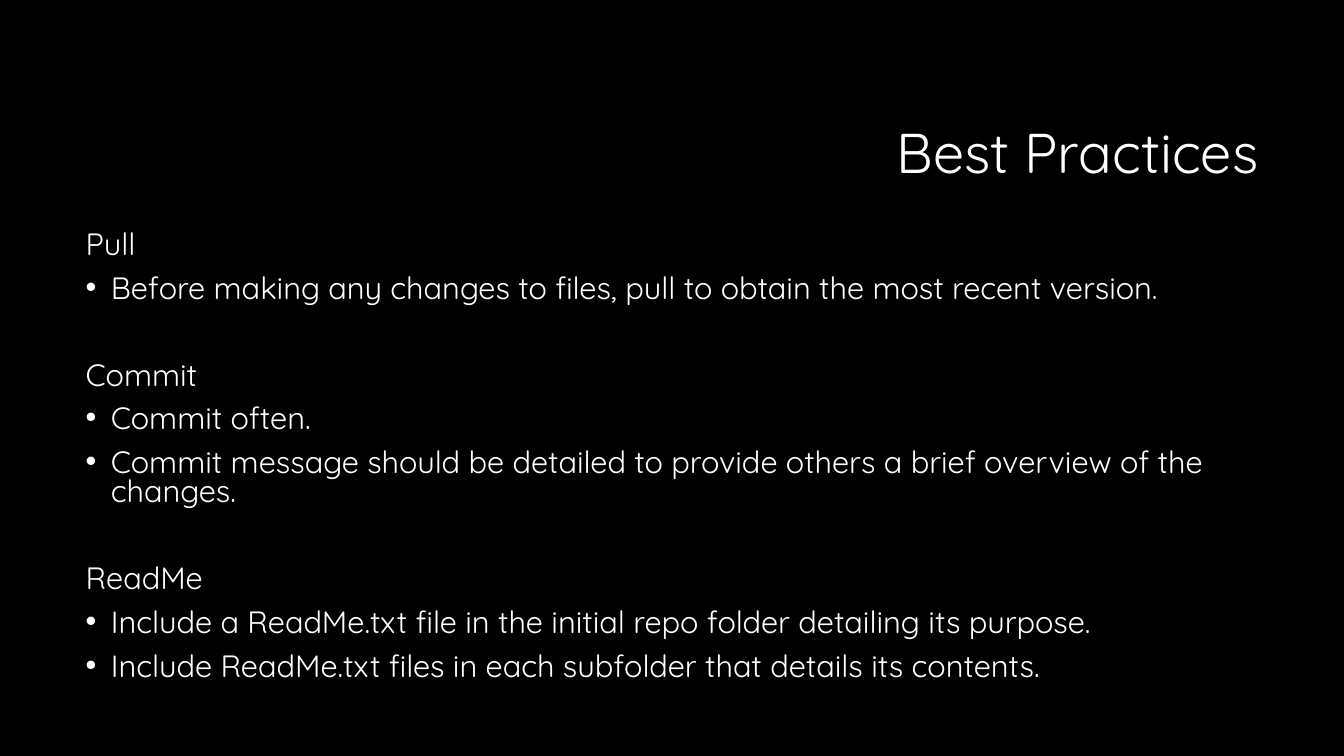
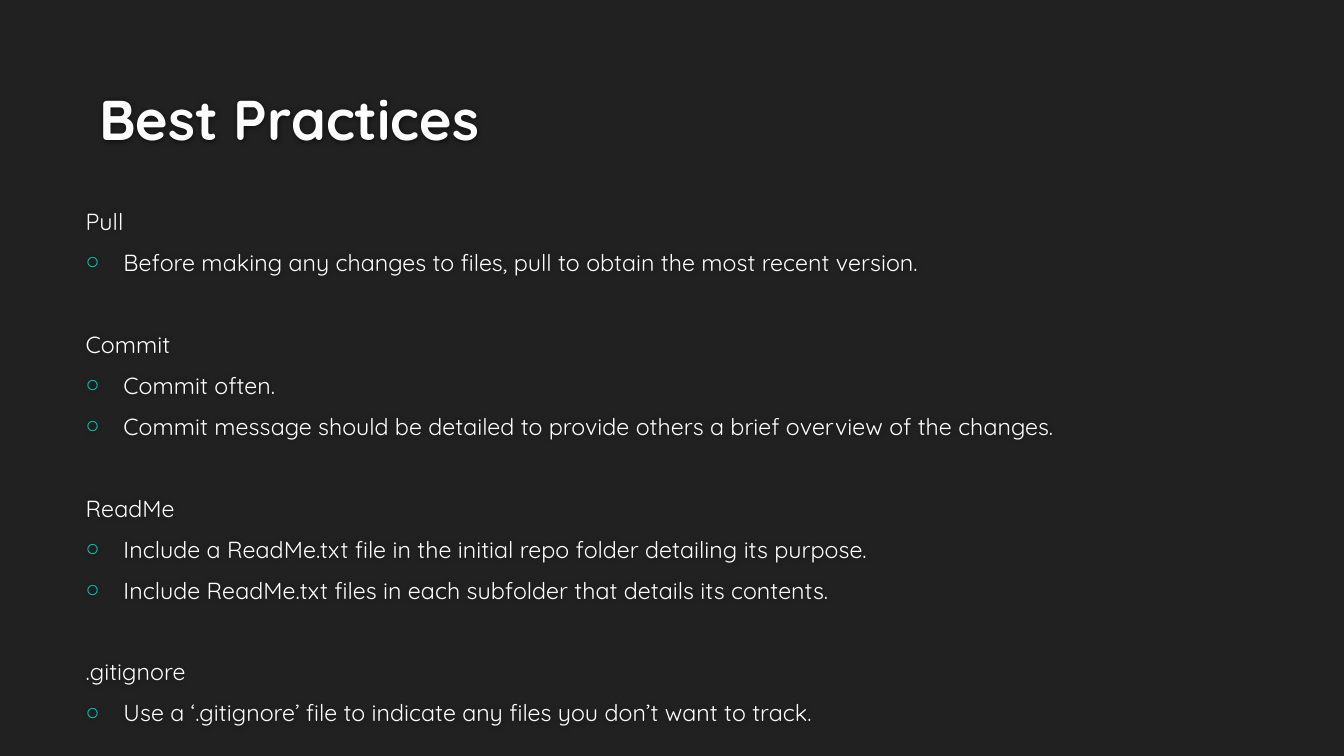
Before and after one commit to smithderek/gitExample, a slide deck: slide 14 of Git and GitHub.pptx (slide 9 before the commit). Drawn at 1344x756 pixels with LibreOffice and Linux fonts; fonts in the diff are those of the drawing; background and template pictures are left out. Boxes give left, top, right and bottom in pixels: in the first picture for what was removed or moved away, otherwise in the second. Text is boxed around its words. In the diff, an @@ line names an element or a change of style, - is before the commit and + after.

```diff
--- a/Git and GitHub.pptx
+++ b/Git and GitHub.pptx
@@ background #000000 to #212121 @@
@@ title "Best Practices" moved from (x1=897, y1=133, x2=1259, y2=174) to (x1=99, y1=99, x2=479, y2=141) @@
@@ title "Best Practices" at (x1=99, y1=99, x2=479, y2=141): text colour #FFFFFF to #FEFEFE, bold on; alignment right to left; line spacing 0.9 to 1; vertical alignment middle to bottom @@
@@ text "Pull" at (x1=86, y1=213, x2=1053, y2=726): vertical alignment top to middle @@
@@ text at (x1=86, y1=213, x2=1053, y2=600): size 22 to 16.6 pt in "Pull", "Before making any changes to files, pull ...", "Commit", "Commit often." and 4 more places; line spacing 0.8 to 1; bullet • to ○ @@
@@ text at (x1=86, y1=664, x2=811, y2=726): paragraphs added @@
+.gitignore
+○ Use a ‘.gitignore’ file to indicate any files you don’t want to track.
```
Also in this commit, not shown: 11 other slides changed, 14 slides added, 2 slides removed.
